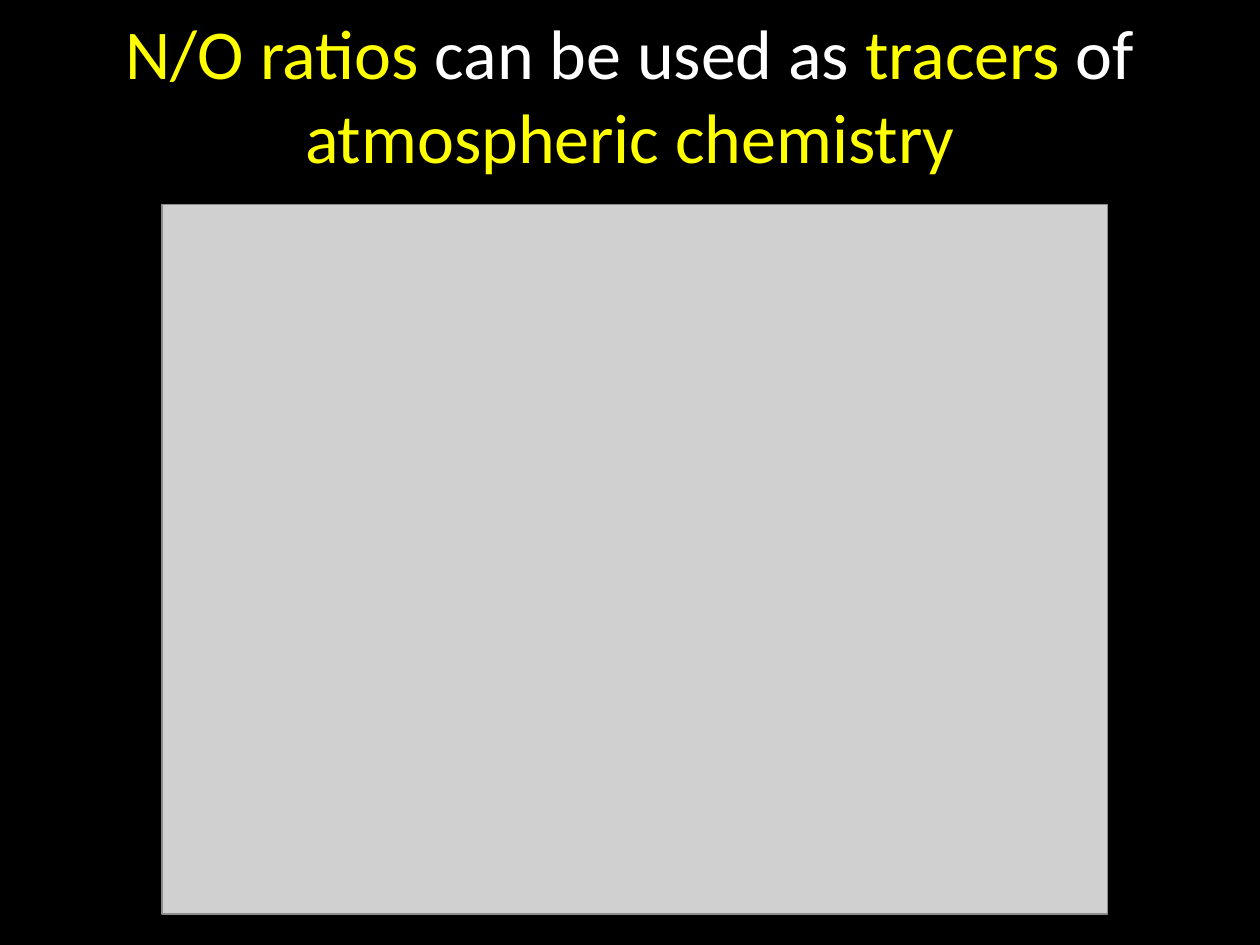
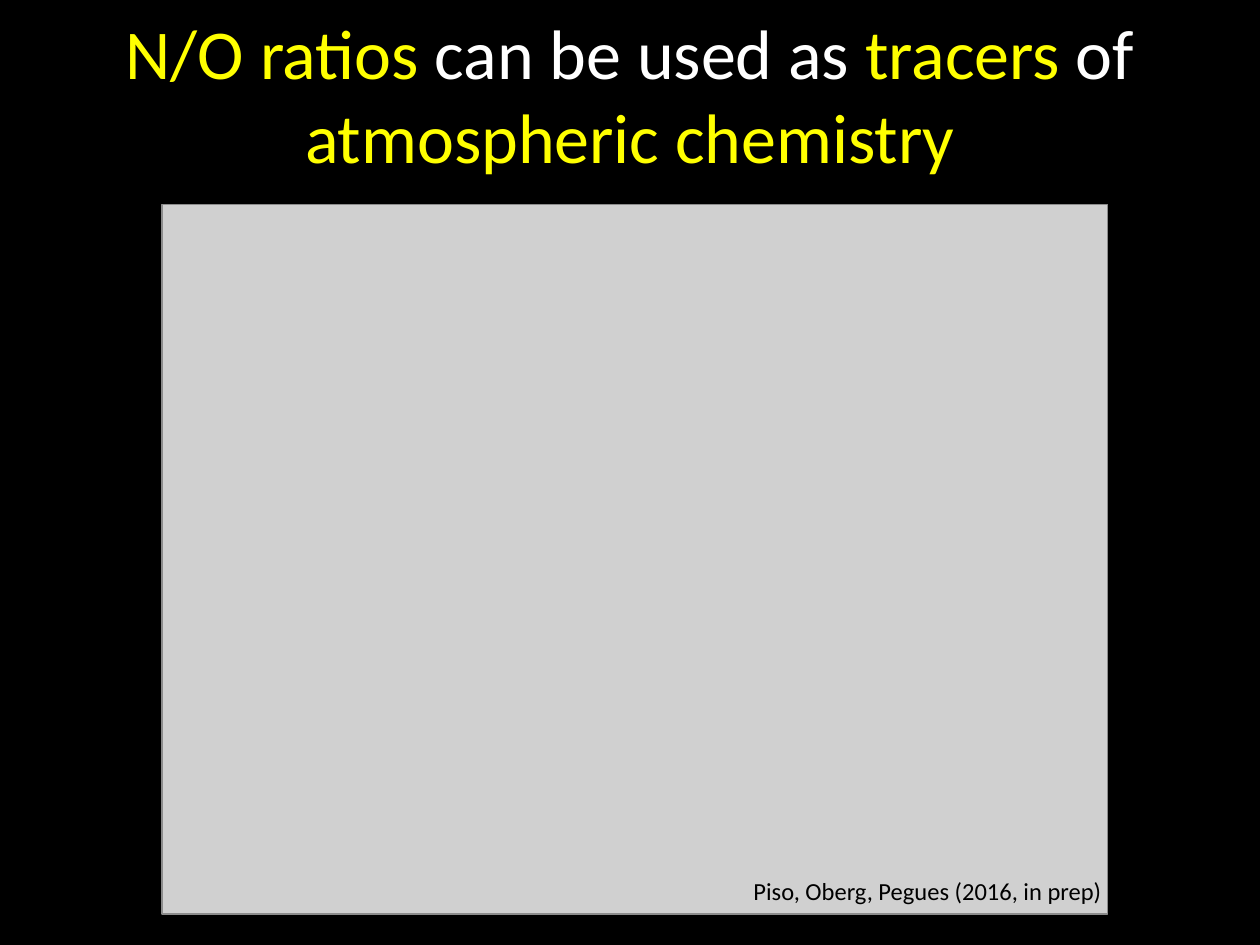
Before and after one commit to apiso/Thesis, a slide deck: slide 48 of slides/Chicago_talk.pptx. Drawn at 1260x945 pixels with LibreOffice and Linux fonts; fonts in the diff are those of the drawing; grey boxes stand for pictures. Boxes give left, top, right and bottom in pixels: in the first picture for what was removed or moved away, otherwise in the second. Text is boxed around its words. In the diff, an @@ line names an element or a change of style, - is before the commit and + after.

```diff
--- a/slides/Chicago_talk.pptx
+++ b/slides/Chicago_talk.pptx
@@ text added at <box>753,882,1102,905</box>, 14 pt, text #000000 @@
+Piso, Oberg, Pegues (2016, in prep)
```
Also in this commit, not shown: 8 other files.
